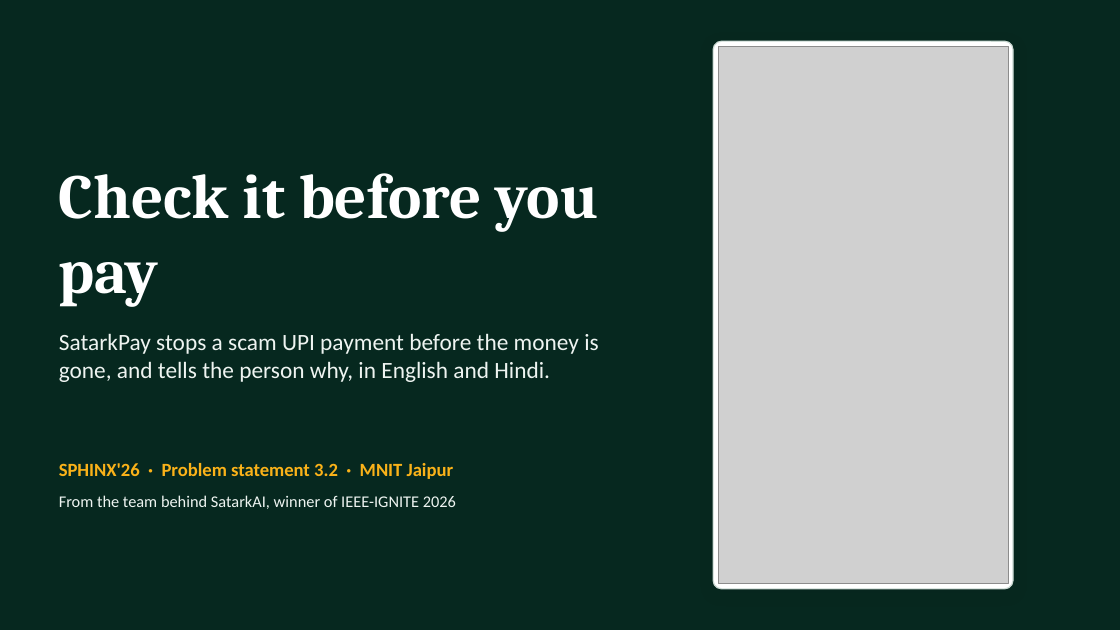
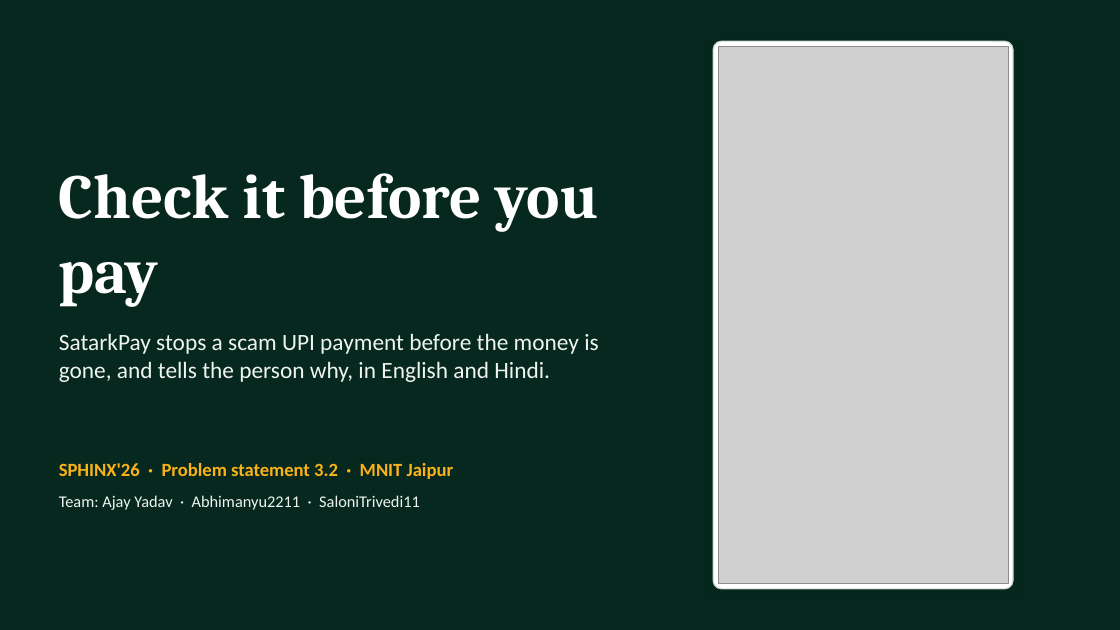
Before and after one commit to ajayyadav432/SatarkPay, a slide deck: slide 1 of docs/SatarkPay_Pitch.pptx. Drawn at 1120x630 pixels with LibreOffice and Linux fonts; fonts in the diff are those of the drawing; grey boxes stand for pictures. Boxes give left, top, right and bottom in pixels: in the first picture for what was removed or moved away, otherwise in the second. Text is boxed around its words. In the diff, an @@ line names an element or a change of style, - is before the commit and + after.

Commit message:
Deploy a test copy to Vercel; update README, Q&A, demo script and deck
- Public test copy at satarkpay.vercel.app; automatic SMS checks never go to an https server
- Running requirements split from training and test requirements
- Report QR results on their own, with a test that keeps the documents in line
- Demo script gains a rehearsal list and backups for camera, connection and laptop failures
- Deck: two new slides (portals and phone app, QR results) and the team

```diff
--- a/docs/SatarkPay_Pitch.pptx
+++ b/docs/SatarkPay_Pitch.pptx
@@ text at [59, 495, 420, 510]: text changed @@
-From the team behind SatarkAI, winner of IEEE-IGNITE 2026
+Team: Ajay Yadav · Abhimanyu2211 · SaloniTrivedi11
```
Also in this commit, not shown: 3 other slides changed, 2 slides added, 16 other files.
